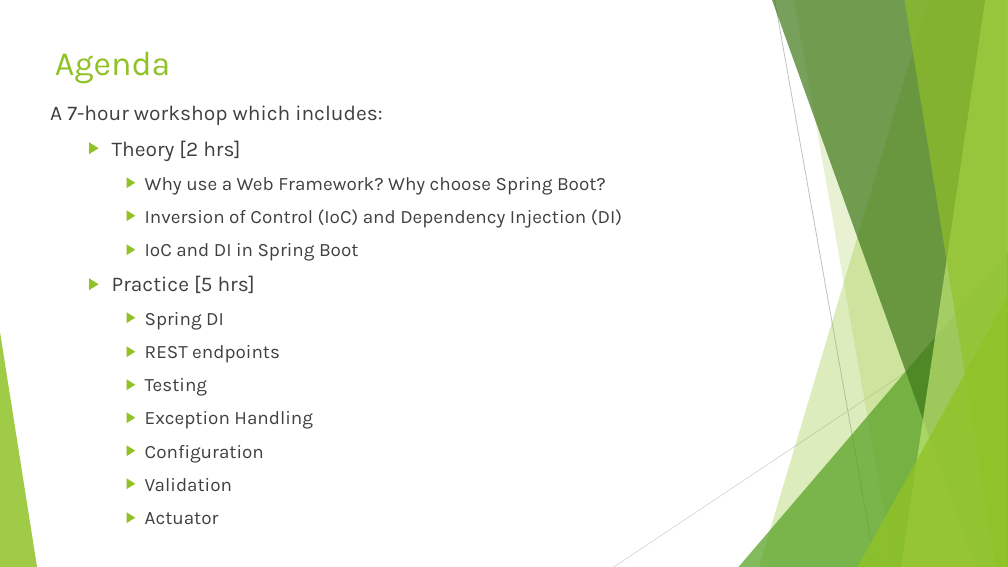
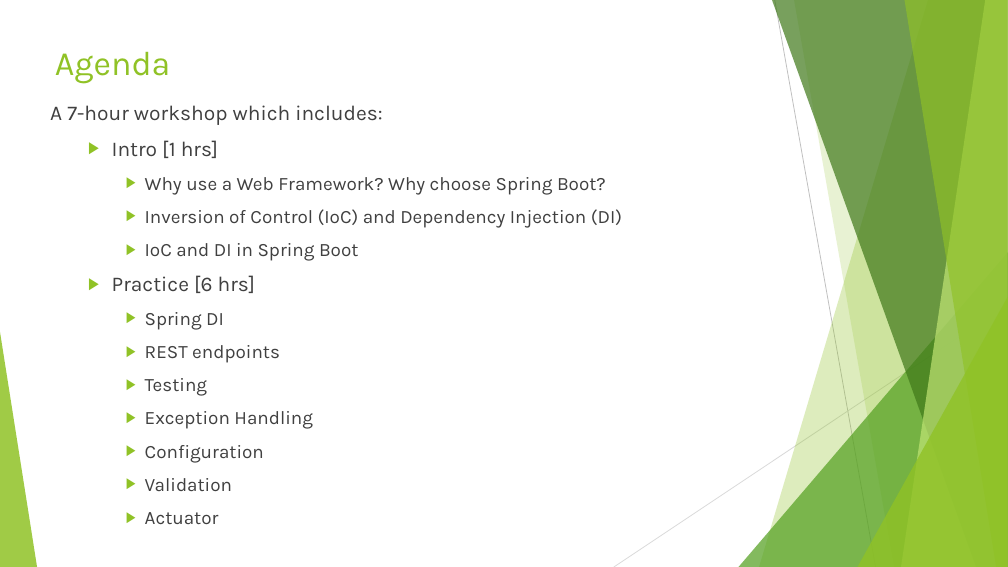
Before and after one commit to idanshal/sb-todo-app-tdp, a slide deck: slide 3 of course_data/presentations/practical_spring_boot_for_tdp.pptx. Drawn at 1008x567 pixels with LibreOffice and Linux fonts; fonts in the diff are those of the drawing. Boxes give left, top, right and bottom in pixels: in the first picture for what was removed or moved away, otherwise in the second. Text is boxed around its words. In the diff, an @@ line names an element or a change of style, - is before the commit and + after.

```diff
--- a/course_data/presentations/practical_spring_boot_for_tdp.pptx
+++ b/course_data/presentations/practical_spring_boot_for_tdp.pptx
@@ text at [112,140,218,158]: text changed @@
-  ▶ Theory [2 hrs]
+  ▶ Intro [1 hrs]
@@ text at [112,275,255,293]: text changed @@
-  ▶ Practice [5 hrs]
+  ▶ Practice [6 hrs]
```
Also in this commit, not shown: 3 other files.
